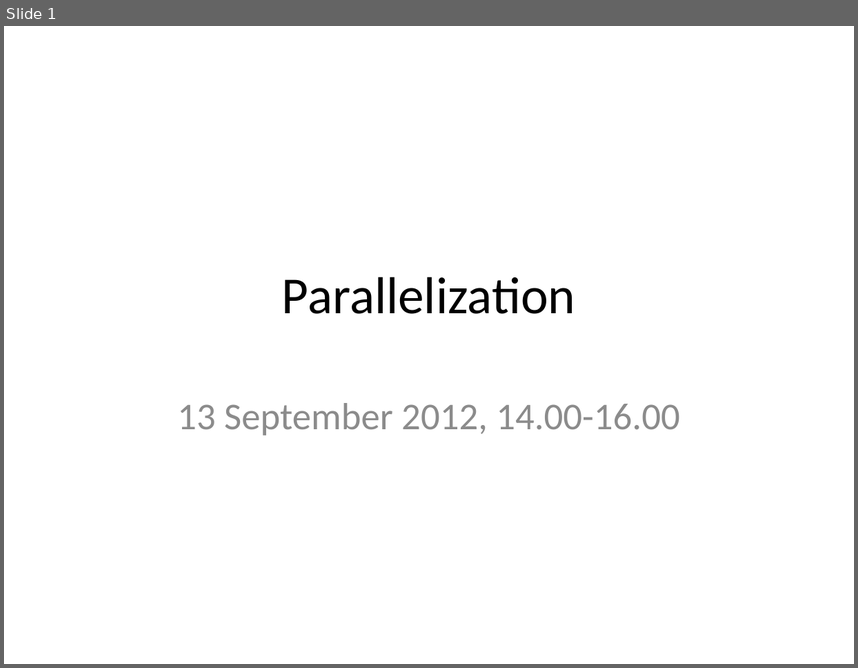
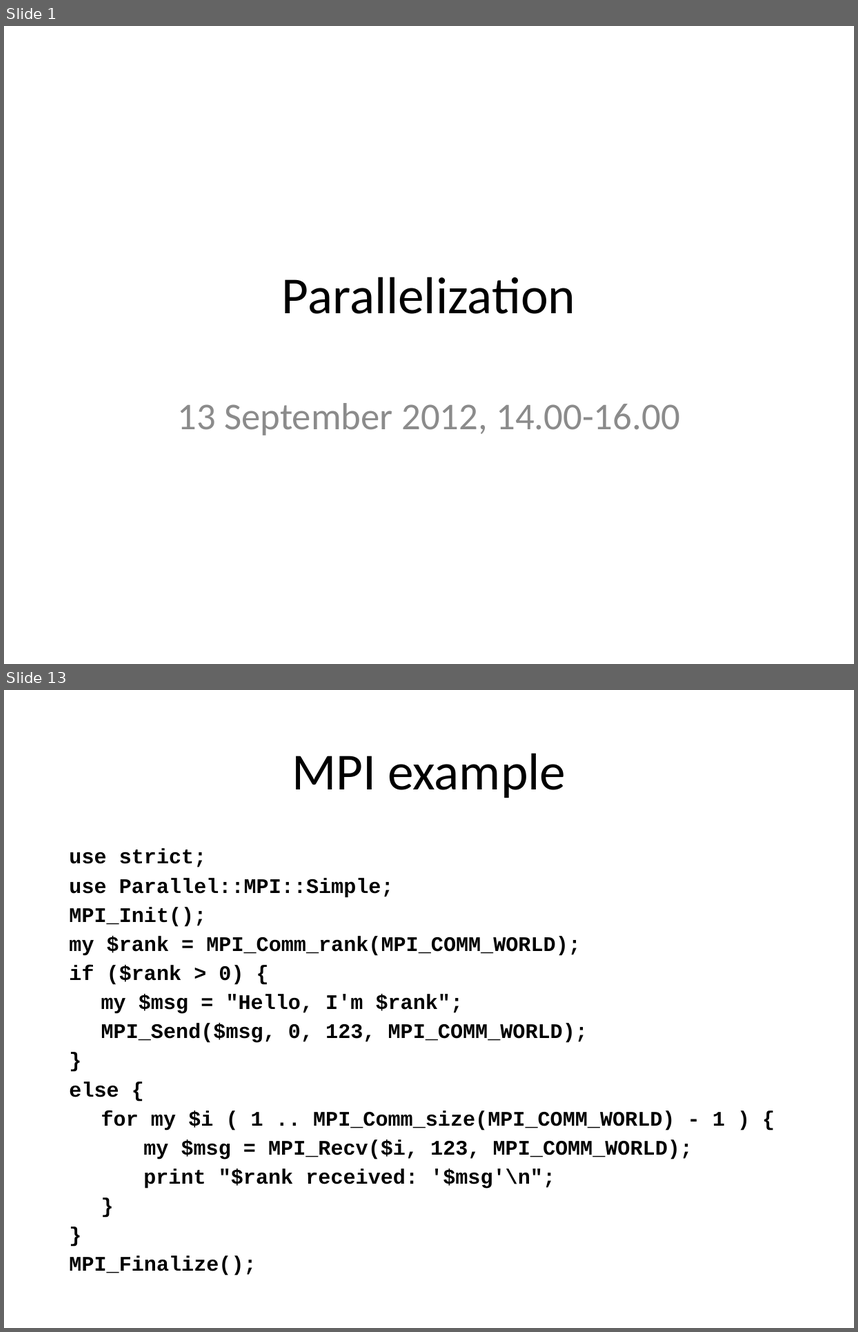
Before and after one commit to rvosa/ngs-workflows, a slide deck: doc/slides/day3/session3/Parallelization.pptx. Shown one above the other, each under a label of ours: slide 1 before the commit, slides 1 and 13 after it; the slides between them are not shown. The pictures are 858x668 and 858x1332 pixels, drawn with LibreOffice and Linux fonts; fonts in the diff are those of the drawing. Boxes give left, top, right and bottom in pixels: in the first picture for what was removed or moved away, otherwise in the second. Text is boxed around its words. In the diff, an @@ line names an element or a change of style, - is before the commit and + after.

```diff
--- a/doc/slides/day3/session3/Parallelization.pptx
+++ b/doc/slides/day3/session3/Parallelization.pptx
@@ slide 13 added at [4,690,854,1328], background #FFFFFF @@
@@ title added at [292,753,566,798], 44 pt, text #000000 @@
+MPI example
@@ text added at [69,849,725,1188], 17.6 pt, text #000000, bold @@
+use strict;
+use Parallel::MPI::Simple;
+MPI_Init();
+my $rank = MPI_Comm_rank(MPI_COMM_WORLD);
+if ($rank > 0) {
+my $msg = "Hello, I'm $rank";
+MPI_Send($msg, 0, 123, MPI_COMM_WORLD);
+}
+else {
+for my $i ( 1 .. MPI_Comm_size(MPI_COMM_WORLD) - 1 ) {
+my $msg = MPI_Recv($i, 123, MPI_COMM_WORLD);
+print "$rank received: '$msg'\n";
+}
+}
+MPI_Finalize();
```
Also in this commit, not shown: 7 slides changed, 11 other slides added, 7 slides removed, 3 other files.
